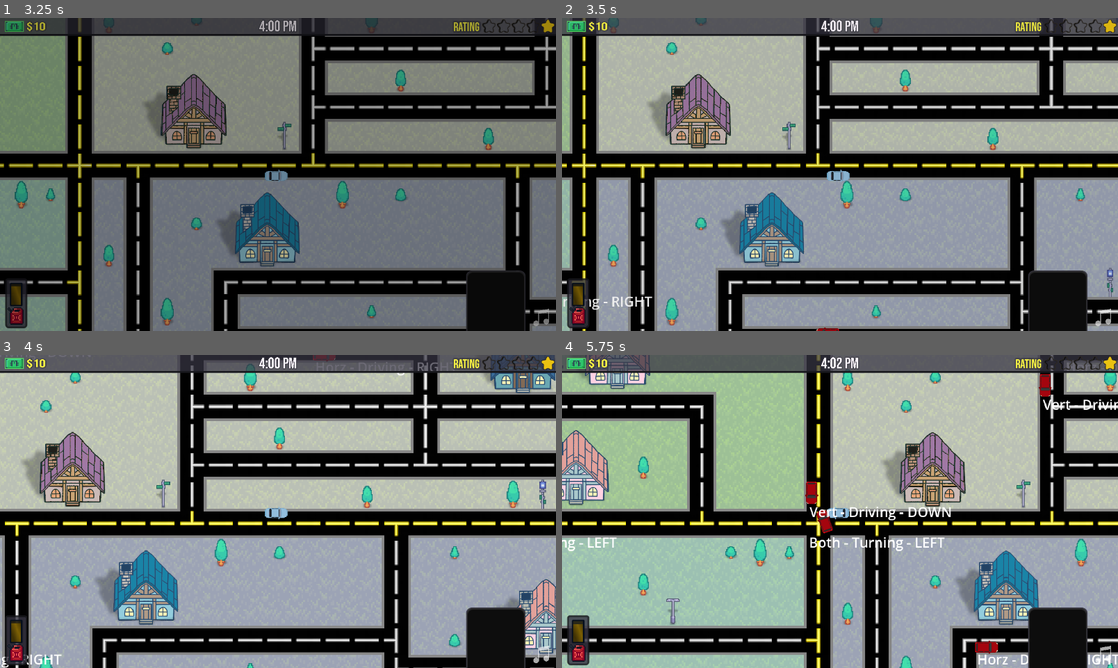
Above: before the commit, frames 1-4 (two rows, left to right).
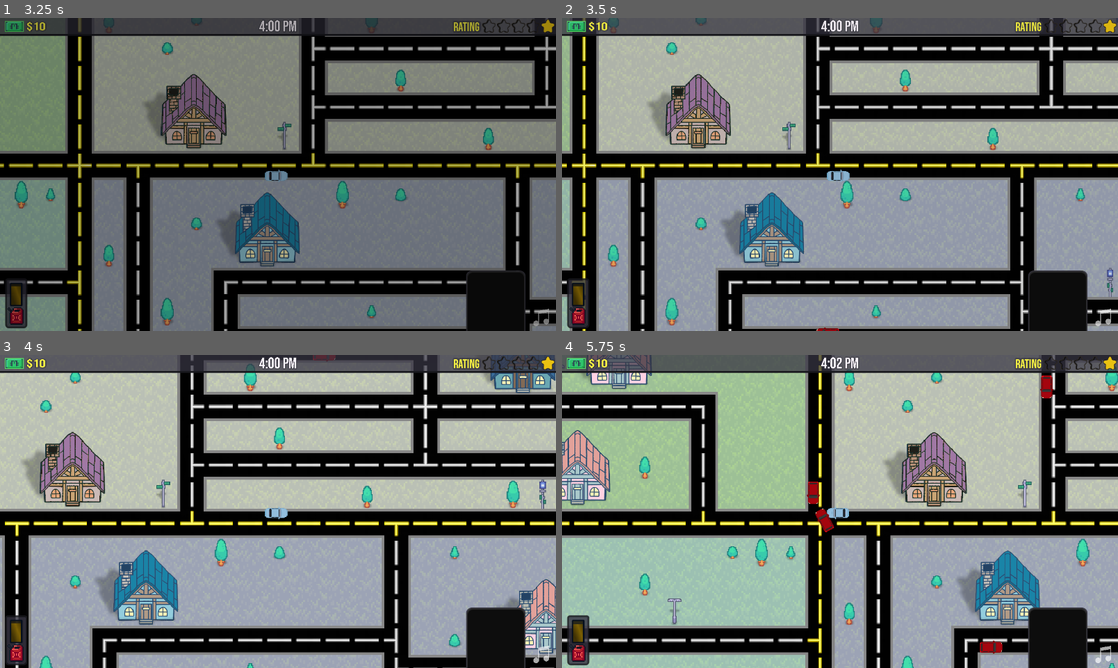
Above: after the commit, the same moments.

Repository: TorqueMcFearson/DeliveryDash
Game: Godot game, scene res://Title_Screen.tscn
The game is run twice, just before and just after one commit, with the same random seed, the same clock (stepped at 60 frames per second) and the same inputs.
Inputs (mouse positions are in pixels of both pictures, inside the frame that each line leads up to):
- Up to frame 1 (3.25 s): tap Enter (ui_accept) at 0.5, 0.77, 2.27 s; move the mouse to (400, 158) at 0.52 s; hold D (Right) 0.53-1.25 s; hold E (Enter) 0.53-1.25 s; click (400, 158) at 0.67 s; click "Start Game" at 1.25 s; move the mouse to (166, 190) at 2.02 s; hold S (Down) 2.03-2.78 s; tap E (Enter) at 2.1 s; move the mouse to (333, 105) at 2.77 s; hold D (Right) from 2.78 s (still down); hold E (Enter) from 2.78 s (still down)
- Up to frame 2 (3.5 s): keep holding D (Right); keep holding E (Enter)
- Up to frame 3 (4 s): move the mouse to (250, 574) at 3.52 s; release D (Right) at 3.53 s; release E (Enter) at 3.53 s; hold W (Up) from 3.53 s (still down); tap E (Enter) at 3.6 s; click (250, 574) at 3.67 s; tap Enter (ui_accept) at 3.77 s
- Up to frame 4 (5.75 s): move the mouse to (1006, 558) at 4.27 s; release W (Up) at 4.28 s; hold E (Enter) 4.28-5.03 s; hold A (Left) from 4.28 s (still down); tap Enter (ui_accept) at 4.52, 5.27 s; move the mouse to (673, 464) at 5.02 s; tap E (Enter) at 5.1 s

Frame 1 is identical in both runs. In frame 2, 0.2% of the frame differs, in the area x 0-17%, y 88-94%; in frame 3, 0.2%; in frame 4, 11%, in the area x 0-100%, y 0-100%.

Commit message:
Ai Turn Fix
AI Bug
  - At some point I broke the ai, so they would only turn at intersections, never straight. Fixed.

Diff:
--- a/Scripts/cars.gd
+++ b/Scripts/cars.gd
@@ -95,12 +95,13 @@
 		STATE.TURNING:
 			var road_dir :int = get_road_direction(global_position)
 			$Label.text = "%s - %s - %s" % [ROAD_DIR[road_dir],"Turning", ["UP","RIGHT","DOWN","LEFT"][direction]]
-			if is_equal_approx(rotation, deg_to_rad(direction*90)) and road_dir != 2:
+			if is_equal_approx(wrapf(rotation,0.0,TAU), deg_to_rad(direction*90)) and road_dir != 2:
 				state = STATE.DRIVING
 				#get_tree().create_timer(.25).timeout.connect(func():turning_progress = 0)
 			else:
 				#rotation = lerp_angle(rotation, deg_to_rad(direction*90), turning_progress) # move_toward(rotation,deg_to_rad(direction*90),3*delta)
 				#turning_progress = clamp(turning_progress + 3*delta,0,1)
+				print(rotation)
 				rotation = rotate_toward(rotation,deg_to_rad(direction*90),10*delta)
 
 		STATE.DRIVING:
@@ -129,7 +130,7 @@
 				velocity = Vector2.ZERO
 				new_direction(random_turn())
 				state = STATE.TURNING
-				return
+
 
 # Velocity Foward
 	velocity = (velocity + v_direction*SPEED).clamp(-V_MAX_SPEED,V_MAX_SPEED)
--- a/ai_car.tscn
+++ b/ai_car.tscn
@@ -35,6 +35,7 @@
 texture = SubResource("AtlasTexture_as5e6")
 
 [node name="Label" type="Label" parent="."]
+visible = false
 top_level = true
 offset_right = 40.0
 offset_bottom = 23.0
--- a/test.tscn
+++ b/test.tscn
@@ -1,20 +1,22 @@
 [gd_scene load_steps=2 format=3 uid="uid://cl6gav0mt5043"]
 
-[sub_resource type="Theme" id="Theme_3bbvp"]
-PanelContainer/styles/panel = null
+[sub_resource type="GDScript" id="GDScript_xxjc3"]
+resource_name = "sad"
+script/source = "extends Node2D
 
-[node name="Control" type="Control"]
-layout_mode = 3
-anchors_preset = 15
-anchor_right = 1.0
-anchor_bottom = 1.0
-grow_horizontal = 2
-grow_vertical = 2
 
-[node name="PanelContainer" type="PanelContainer" parent="."]
-layout_mode = 0
-offset_left = 498.0
-offset_top = 261.0
-offset_right = 741.0
-offset_bottom = 556.0
-theme = SubResource("Theme_3bbvp")
+# Called when the node enters the scene tree for the first time.
+func _ready() -> void:
+	print (rotation)
+	rotation = wrapf(rotation,0.0,TAU) # Replace with function body.
+	print(rotation)
+
+
+# Called every frame. 'delta' is the elapsed time since the previous frame.
+func _process(delta: float) -> void:
+	pass
+"
+
+[node name="Node2D" type="Node2D"]
+rotation = -6.28319
+script = SubResource("GDScript_xxjc3")
Not shown: 1 places in order.tscn that only renumber resources
